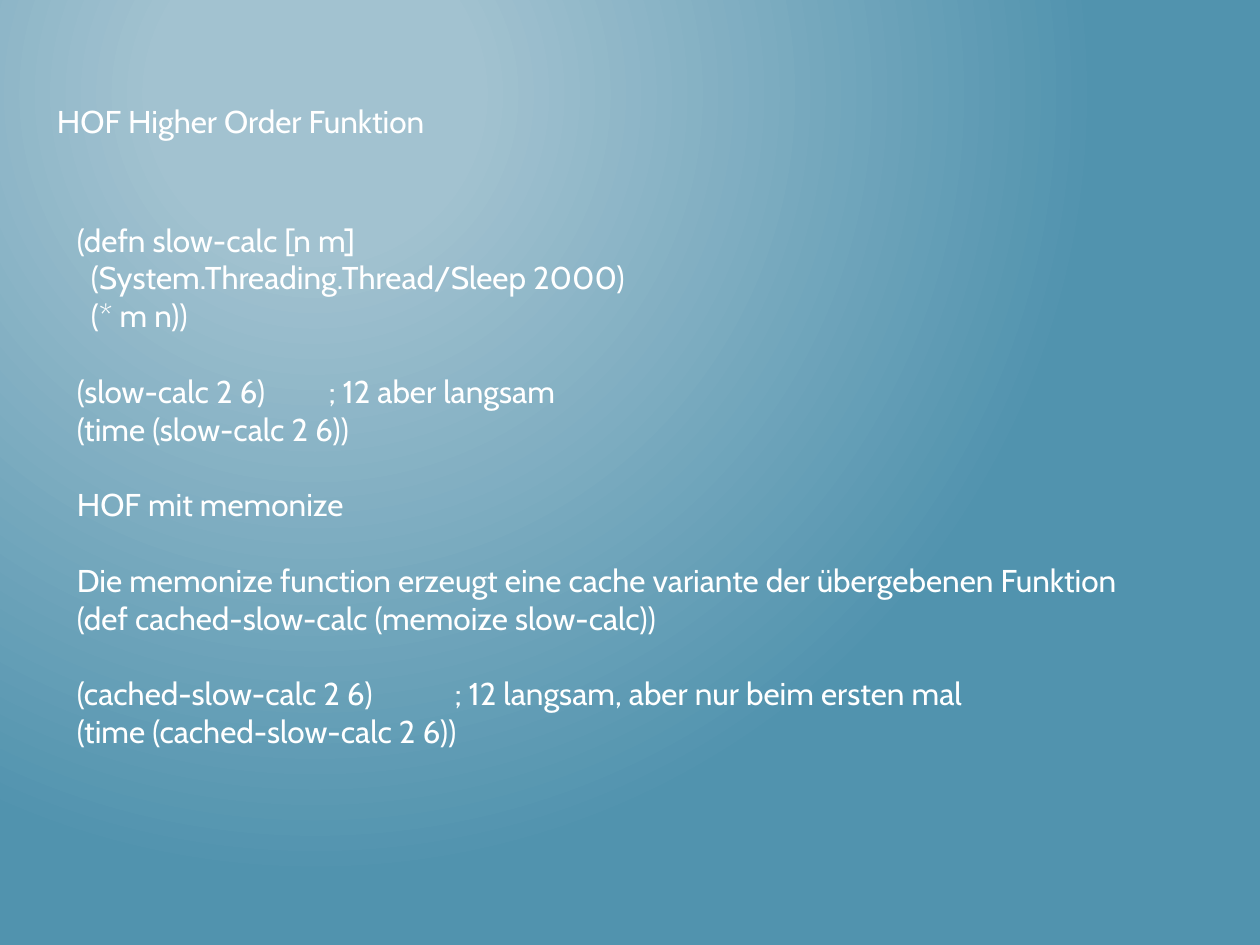
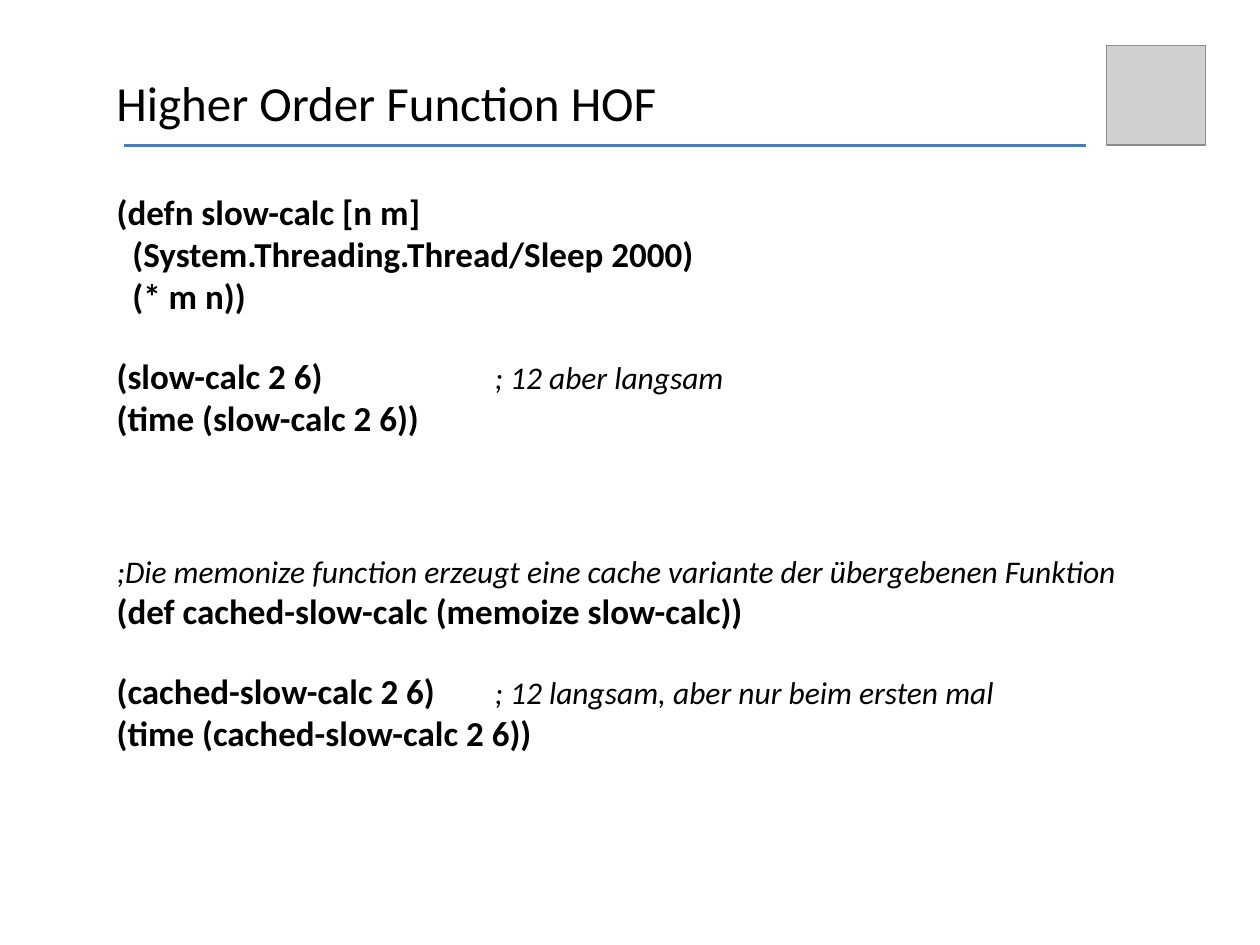
Before and after one commit to thomasschulte/ClojureUsergroupDemo, a slide deck: slide 14 of Clojure Vortrag .NET User Group.pptx (slide 19 before the commit). Drawn at 1260x945 pixels with LibreOffice and Linux fonts; fonts in the diff are those of the drawing; grey boxes stand for pictures. Boxes give left, top, right and bottom in pixels: in the first picture for what was removed or moved away, otherwise in the second. Text is boxed around its words. In the diff, an @@ line names an element or a change of style, - is before the commit and + after.

```diff
--- a/Clojure Vortrag .NET User Group.pptx
+++ b/Clojure Vortrag .NET User Group.pptx
@@ background gradient #A3C3D1 to #5194AF to #FFFFFF @@
@@ picture added at <box>1106,45,1206,145</box> @@
@@ text at <box>116,87,656,130</box>: text changed; size 18 to 28 pt; font Cabin to Calibri; text colour #FFFFFF to #000000 @@
-HOF Higher Order Funktion
+Higher Order Function HOF
@@ line added from (123, 145) to (1086, 145), #4B7EBC 1.75 pt @@
@@ text "(defn slow-calc [n m]": place and size @@
-text "(defn slow-calc [n m]" at <box>77,228,1117,748</box>
+text "(defn slow-calc [n m]" at <box>117,199,1115,751</box>
@@ text at <box>117,199,993,751</box>: size 18 to 20 pt, bold on in "(defn slow-calc [n m]", "(System.Threading.Thread/Sleep 2000)", "(* m n))", "(slow-calc 2 6)" and 4 more places; font Cabin to Calibri, text colour #FFFFFF to #000000 in "(defn slow-calc [n m]", "(System.Threading.Thread/Sleep 2000)", "(* m n))", "(slow-calc 2 6) ; 12 aber langsam" and 4 more places; italic on in "; 12 aber langsam", "; 12 langsam, aber nur beim ersten ..." @@
@@ text at <box>117,561,1115,589</box>: text changed; font Cabin to Calibri; text colour #FFFFFF to #000000; italic on @@
-HOF mit memonize
-Die memonize function erzeugt eine cache variante der übergebenen Funktion
+;Die memonize function erzeugt eine cache variante der übergebenen Funktion
```
Also in this commit, not shown: 33 other slides changed, 5 slides added, 10 slides removed.
